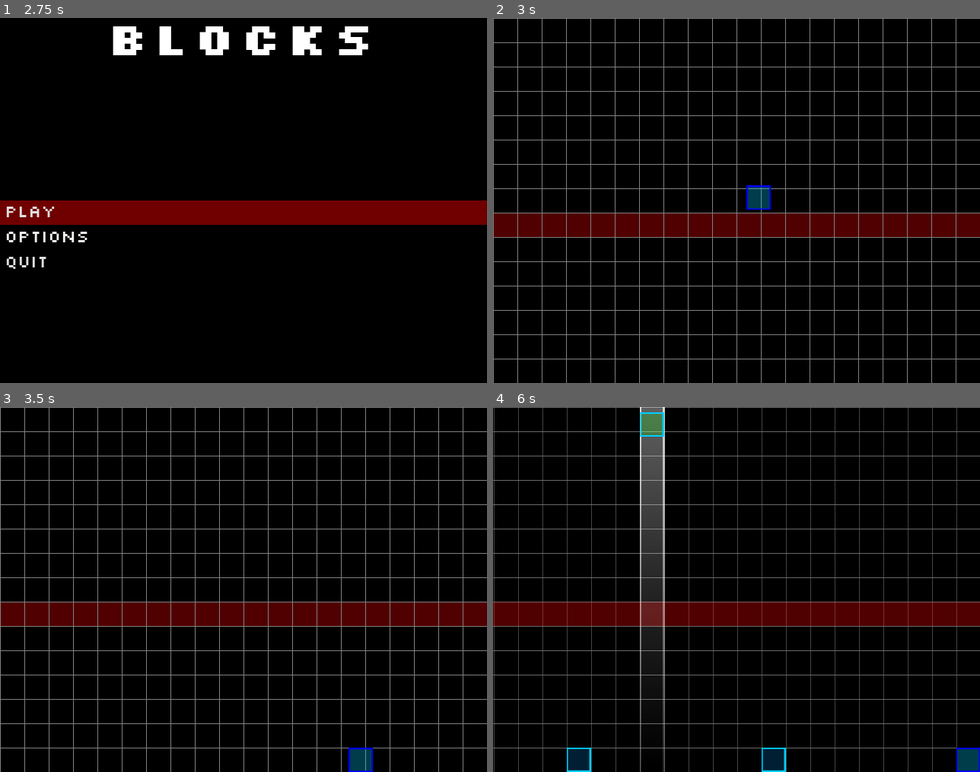
Above: before the commit, frames 1-4 (two rows, left to right).
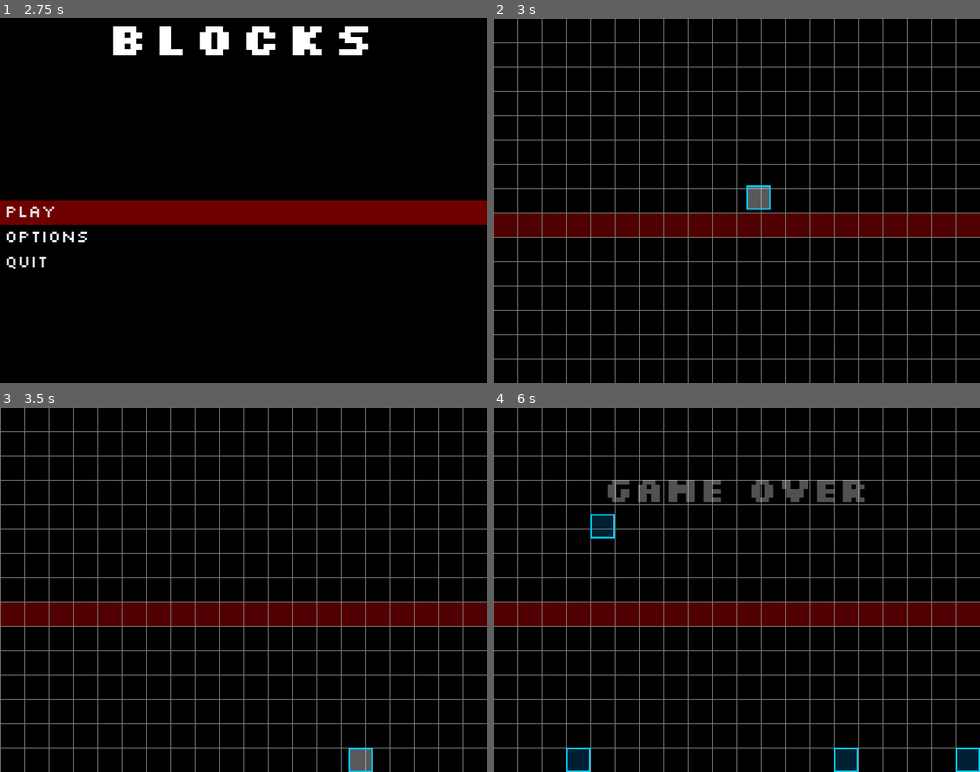
Above: after the commit, the same moments.

Repository: boscutti939/Blocks
Game: Godot game, scene res://Scenes/Menu.tscn
The game is run twice, just before and just after one commit, with the same random seed, the same clock (stepped at 60 frames per second) and the same inputs.
Inputs:
- Up to frame 1 (2.75 s): click "Play" at 0.5 s; click "Play" at 1.25 s; click "Options" at 2 s
- Up to frame 2 (3 s): tap Enter at 2.75, 2.85 s; hold D from 2.78 s (still down)
- Up to frame 3 (3.5 s): keep holding D; tap Space at 3.02 s
- Up to frame 4 (6 s): tap Enter every 0.75 s from 3.6 to 5.85 s; tap Space at 3.77, 5.27 s; release D at 4.28 s; hold A 4.28-5.03 s; hold D from 5.03 s (still down)

Frame 1 is identical in both runs. In frame 2, 0.3% of the frame differs, in the area x 52-58%, y 45-53%; in frame 3, 0.3%; in frame 4, 12%, in the area x 0-100%, y 0-100%.

Commit message:
time slow effects and fixes

Diff:
--- a/Scenes/Global.tscn
+++ b/Scenes/Global.tscn
@@ -4,9 +4,6 @@
 
 [node name="Global" type="Node2D"]
 script = ExtResource( 1 )
-flatteningPercentage = 0.2
-lavaSpeed = 0.5
-lavaAcceleration = 0.1
 secondsToMax = 300.0
 
 [node name="timescaletween" type="Tween" parent="."]
--- a/Scenes/field.tscn
+++ b/Scenes/field.tscn
@@ -145,9 +145,6 @@
 timeBlock = ExtResource( 23 )
 appearAnimation = ExtResource( 8 )
 
-[node name="timer" type="Timer" parent="block_spawner"]
-autostart = true
-
 [node name="tween" type="Tween" parent="block_spawner"]
 
 [node name="start_blocks" type="Node2D" parent="block_spawner"]
@@ -338,7 +335,6 @@
 [node name="pausemanager" type="Node2D" parent="."]
 pause_mode = 2
 script = ExtResource( 18 )
-[connection signal="timeout" from="block_spawner/timer" to="block_spawner" method="_on_Timer_timeout"]
 [connection signal="item_rect_changed" from="lava/Sprite" to="lava/Sprite" method="calculate_aspect_ratio"]
 [connection signal="body_entered" from="lava/Area2D" to="lava" method="_on_Area2D_body_entered"]
 [connection signal="body_entered" from="sceneCamera/blockCheckArea" to="sceneCamera" method="_on_blockCheckArea_body_entered"]
--- a/Scenes/player.tscn
+++ b/Scenes/player.tscn
@@ -6,7 +6,6 @@
 [ext_resource path="res://Scripts/player/rayUp.gd" type="Script" id=4]
 [ext_resource path="res://Scripts/player/rayLeft.gd" type="Script" id=5]
 [ext_resource path="res://Scripts/player/rayRight.gd" type="Script" id=6]
-[ext_resource path="res://Sprites/jumpbbg.png" type="Texture" id=7]
 [ext_resource path="res://Scenes/ProgressBar.gd" type="Script" id=8]
 [ext_resource path="res://Scripts/player/jumptimer.gd" type="Script" id=9]
 [ext_resource path="res://Sounds/jump.wav" type="AudioStream" id=10]
@@ -14,8 +13,8 @@
 [ext_resource path="res://Sounds/death.wav" type="AudioStream" id=12]
 
 [sub_resource type="Gradient" id=1]
-offsets = PoolRealArray( 0.548387 )
-colors = PoolColorArray( 0, 0.811765, 1, 0.294118 )
+offsets = PoolRealArray( 0.516129 )
+colors = PoolColorArray( 1, 1, 1, 0.352941 )
 
 [sub_resource type="GradientTexture" id=2]
 gradient = SubResource( 1 )
@@ -24,15 +23,22 @@
 [sub_resource type="RectangleShape2D" id=3]
 extents = Vector2( 15.3674, 15.642 )
 
-[sub_resource type="StyleBoxTexture" id=4]
-texture = ExtResource( 7 )
-region_rect = Rect2( 0, 0, 5, 5 )
+[sub_resource type="Gradient" id=4]
+colors = PoolColorArray( 0, 1, 0, 1, 0, 1, 0, 1 )
+
+[sub_resource type="GradientTexture" id=5]
+gradient = SubResource( 4 )
+width = 32
+
+[sub_resource type="StyleBoxTexture" id=6]
+texture = SubResource( 5 )
+region_rect = Rect2( 0, 0, 2048, 1 )
 margin_left = 1.0
 margin_right = 1.0
 margin_top = 1.0
 margin_bottom = 1.0
 
-[sub_resource type="StyleBoxFlat" id=5]
+[sub_resource type="StyleBoxFlat" id=7]
 bg_color = Color( 0.278431, 0.278431, 0.278431, 1 )
 draw_center = false
 border_color = Color( 0, 0, 0, 1 )
@@ -41,8 +47,19 @@
 expand_margin_top = 2.0
 expand_margin_bottom = 2.0
 
-[sub_resource type="Animation" id=6]
-resource_name = "deathanimation"
+[sub_resource type="Gradient" id=8]
+offsets = PoolRealArray( 0.503497 )
+colors = PoolColorArray( 0, 0, 1, 1 )
+
+[sub_resource type="GradientTexture" id=9]
+gradient = SubResource( 8 )
+width = 32
+
+[sub_resource type="StyleBoxTexture" id=10]
+texture = SubResource( 9 )
+region_rect = Rect2( 0, 0, 2048, 1 )
+
+[sub_resource type="Animation" id=11]
 length = 0.7
 tracks/0/type = "value"
 tracks/0/path = NodePath(".:modulate")
@@ -52,9 +69,9 @@
 tracks/0/enabled = true
 tracks/0/keys = {
 "times": PoolRealArray( 0, 0.7 ),
-"transitions": PoolRealArray( 1.5, 1 ),
-"update": 0,
-"values": [ Color( 1, 1, 1, 1 ), Color( 1, 0, 0, 0 ) ]
+"transitions": PoolRealArray( 2.82843, 1 ),
+"update": 0,
+"values": [ Color( 1, 0.490196, 0.490196, 1 ), Color( 1, 0, 0, 1 ) ]
 }
 tracks/1/type = "method"
 tracks/1/path = NodePath(".")
@@ -96,6 +113,77 @@
 "method": "play"
 } ]
 }
+tracks/4/type = "value"
+tracks/4/path = NodePath(".:scale")
+tracks/4/interp = 1
+tracks/4/loop_wrap = true
+tracks/4/imported = false
+tracks/4/enabled = true
+tracks/4/keys = {
+"times": PoolRealArray( 0, 0.7 ),
+"transitions": PoolRealArray( 1, 1 ),
+"update": 0,
+"values": [ Vector2( 1, 1 ), Vector2( 2, 2 ) ]
+}
+tracks/5/type = "value"
+tracks/5/path = NodePath(".:rotation_degrees")
+tracks/5/interp = 1
+tracks/5/loop_wrap = true
+tracks/5/imported = false
+tracks/5/enabled = true
+tracks/5/keys = {
+"times": PoolRealArray( 0, 0.7 ),
+"transitions": PoolRealArray( 0.637281, 1 ),
+"update": 0,
+"values": [ 0.0, 5.0 ]
+}
+
+[sub_resource type="Gradient" id=12]
+offsets = PoolRealArray( 0 )
+colors = PoolColorArray( 0, 0, 1, 1 )
+
+[sub_resource type="GradientTexture" id=13]
+gradient = SubResource( 12 )
+width = 32
+
+[sub_resource type="Animation" id=14]
+resource_name = "explosionanimation"
+tracks/0/type = "value"
+tracks/0/path = NodePath(".:visible")
+tracks/0/interp = 1
+tracks/0/loop_wrap = true
+tracks/0/imported = false
+tracks/0/enabled = true
+tracks/0/keys = {
+"times": PoolRealArray( 0 ),
+"transitions": PoolRealArray( 1 ),
+"update": 1,
+"values": [ true ]
+}
+tracks/1/type = "value"
+tracks/1/path = NodePath(".:scale")
+tracks/1/interp = 1
+tracks/1/loop_wrap = true
+tracks/1/imported = false
+tracks/1/enabled = true
+tracks/1/keys = {
+"times": PoolRealArray( 0, 0.3 ),
+"transitions": PoolRealArray( 1, 1 ),
+"update": 0,
+"values": [ Vector2( 0, 1 ), Vector2( 40, 960 ) ]
+}
+tracks/2/type = "value"
+tracks/2/path = NodePath(".:modulate")
+tracks/2/interp = 1
+tracks/2/loop_wrap = true
+tracks/2/imported = false
+tracks/2/enabled = true
+tracks/2/keys = {
+"times": PoolRealArray( 0, 1 ),
+"transitions": PoolRealArray( 1, 1 ),
+"update": 0,
+"values": [ Color( 1, 1, 1, 1 ), Color( 1, 1, 1, 0 ) ]
+}
 
 [node name="KinematicBody2D" type="KinematicBody2D"]
 position = Vector2( 0, -64 )
@@ -110,7 +198,6 @@
 texture = SubResource( 2 )
 
 [node name="outline" type="Sprite" parent="."]
-modulate = Color( 1, 0, 1, 1 )
 texture = ExtResource( 2 )
 hframes = 15
 
@@ -162,8 +249,8 @@
 margin_top = -15.0
 margin_right = 15.0
 margin_bottom = 15.0
-custom_styles/fg = SubResource( 4 )
-custom_styles/bg = SubResource( 5 )
+custom_styles/fg = SubResource( 6 )
+custom_styles/bg = SubResource( 7 )
 max_value = 1.0
 step = 0.0
 percent_visible = false
@@ -178,13 +265,12 @@
 script = ExtResource( 9 )
 
 [node name="timemeter" type="ProgressBar" parent="."]
-modulate = Color( 0, 0, 1, 1 )
 margin_left = -15.0
 margin_top = -15.0
 margin_right = 15.0
 margin_bottom = 15.0
-custom_styles/fg = SubResource( 4 )
-custom_styles/bg = SubResource( 5 )
+custom_styles/fg = SubResource( 10 )
+custom_styles/bg = SubResource( 7 )
 max_value = 1.0
 step = 0.0
 percent_visible = false
@@ -213,7 +299,14 @@
 volume_db = -5.0
 
 [node name="AnimationPlayer" type="AnimationPlayer" parent="."]
-anims/deathanimation = SubResource( 6 )
+anims/deathanimation = SubResource( 11 )
+
+[node name="timeexplosionsprite" type="Sprite" parent="."]
+scale = Vector2( 1e-05, 1 )
+texture = SubResource( 13 )
+
+[node name="AnimationPlayer" type="AnimationPlayer" parent="timeexplosionsprite"]
+anims/explosionanimation = SubResource( 14 )
 [connection signal="timeout" from="jumpmeter/timer" to="." method="_on_jumptimer_timeout"]
 [connection signal="timeout" from="jumpmeter/timer" to="jumpmeter" method="_on_jumptimer_timeout"]
 [connection signal="timeout" from="timemeter/timer" to="." method="_on_timetimer_timeout"]
--- a/Scripts/Global.gd
+++ b/Scripts/Global.gd
@@ -33,14 +33,17 @@
 	config.set_value("audio", "master", AudioServer.get_bus_volume_db(0));
 	config.set_value("audio", "sfx", AudioServer.get_bus_volume_db(1));
 	config.set_value("audio", "music", AudioServer.get_bus_volume_db(2));
+	config.set_value("audio", "mastermuted", AudioServer.is_bus_mute(0));
+	config.set_value("audio", "sfxmuted", AudioServer.is_bus_mute(1));
+	config.set_value("audio", "musicmuted", AudioServer.is_bus_mute(2));
 	config.save("user://settings.cfg");
 
 func slowtime():
-	$timescaletween.interpolate_property(self, "timescale", timescale, 0.25, 1, Tween.TRANS_SINE, Tween.EASE_IN_OUT, 0);
+	$timescaletween.interpolate_property(self, "timescale", timescale, slowTimescale, 1, Tween.TRANS_SINE, Tween.EASE_IN_OUT, 0);
 	$timescaletween.start();
 
 func resumetime():
-	$timescaletween.interpolate_property(self, "timescale", timescale, 1.0, 1, Tween.TRANS_SINE, Tween.EASE_IN_OUT, 0);
+	$timescaletween.interpolate_property(self, "timescale", timescale, normalTimescale, 1, Tween.TRANS_SINE, Tween.EASE_IN_OUT, 0);
 	$timescaletween.start();
 
 # Called when the node enters the scene tree for the first time.
@@ -58,6 +61,9 @@
 		AudioServer.set_bus_volume_db(0, config.get_value("audio", "master", 0));
 		AudioServer.set_bus_volume_db(1, config.get_value("audio", "sfx", 0));
 		AudioServer.set_bus_volume_db(2, config.get_value("audio", "music", 0));
+		AudioServer.set_bus_mute(0, config.get_value("audio", "mastermuted", 0));
+		AudioServer.set_bus_mute(1, config.get_value("audio", "sfxmuted", 1));
+		AudioServer.set_bus_mute(2, config.get_value("audio", "musicmuted", 2));
 
 func updateBlockHeight(x):
 	playerMaxBlockHeight = x;
--- a/Scripts/block_spawner/block_spawner.gd
+++ b/Scripts/block_spawner/block_spawner.gd
@@ -16,25 +16,28 @@
 var time = initialSpawnRate;
 const BLOCK_LOCATIONS = [1,2,3,4,5,6,7,8,9,10,11,12,13,14,15,16,17,18,19,20];
 var emptyLocations = [];
-
+var spawntimer = 0.0;
+var slowed = false;
+var maxtime = 1.0;
 # Called when the node enters the scene tree for the first time.
 func _ready():
 	emptyLocations += BLOCK_LOCATIONS;
-	$timer.wait_time = 1.0/initialSpawnRate;
-	$tween.interpolate_property(self, "time", 1.0/initialSpawnRate, 1.0/maxSpawnRate, secondsToMax,Tween.TRANS_CUBIC, Tween.EASE_OUT);
+	maxtime = 1.0/initialSpawnRate;
+	$tween.interpolate_property(self, "maxtime", 1.0/initialSpawnRate, 1.0/maxSpawnRate, secondsToMax,Tween.TRANS_CUBIC, Tween.EASE_OUT);
 	$tween.start();
-	$tween.playback_speed = global.timescale;
 	randomize();
 
 # Called every frame. 'delta' is the elapsed time since the previous frame.
 func _process(delta):
-	pass
+	$tween.playback_speed = global.timescale;
+	spawntimer += 1.0 * delta * global.timescale;
+	if spawntimer >= maxtime:
+		timeout();
 
-
-func _on_Timer_timeout():
+func timeout():
 	var block = null;
 	if get_parent().has_node("player"):
-		$timer.wait_time = rand_range(1.0/maxSpawnRate, time) / global.timescale;
+		spawntimer = rand_range(0.0, maxtime);
 		var choice = round(rand_range(0, 100));
 		if choice in range(0, 89):
 			block = blockToSpawn.instance();
--- a/Scripts/player/player.gd
+++ b/Scripts/player/player.gd
@@ -92,7 +92,7 @@
 	motion = Vector2(0,0);
 	oldposition = position;
 	died = true;
-	if global.timescale != 1 and global.get_node("timescaletween").get_runtime() <= 0:
+	if global.timescale != 1:
 		global.resumetime();
 	$AnimationPlayer.play("deathanimation");
 	print_debug("I died.");
--- a/Scripts/time_block/time_block.gd
+++ b/Scripts/time_block/time_block.gd
@@ -18,3 +18,4 @@
 		get_node("/root/field/player/powerupsound").play();
 		get_node("/root/field/player/timemeter/timer").starttimer();
 		get_parent().queue_free();
+		get_node("/root/field/player/timeexplosionsprite/AnimationPlayer").play("explosionanimation");
Not shown: 2 places in Scenes/Blocks/grey_block.tscn that only renumber resources
Not shown: 1 places in Scenes/player.tscn that only renumber resources
